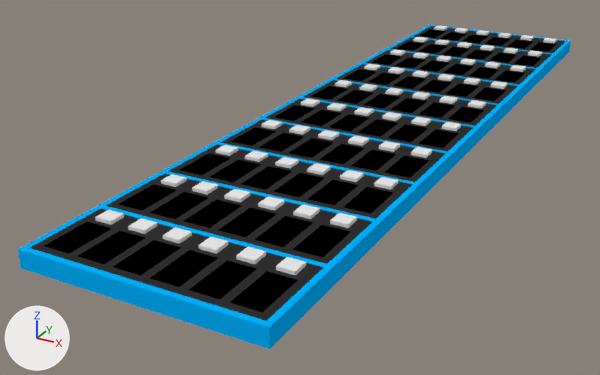
The Blender file fret.blend: old version first, new version second.
Rendered twice from a 50 mm lens placed at (107.0, -134.0, 93.0), pointed at (-21.0, 99.0, -23.0). The axes (+X, +Y, +Z) are drawn at lower left. The lights are the same throughout.

The first picture shows 'Fret pcb', 'Simple plastic'.
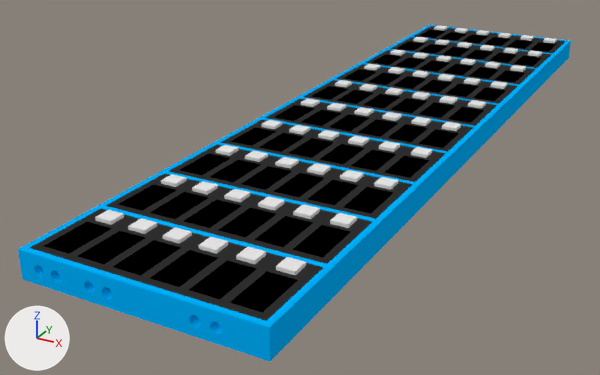
Location of each change, [x1, y1, x2, y2] in pixels of the pictures (600 x 375 px; the box of a moved part takes in the faces that stretch with it):
'Simple plastic', reshaped, modifiers changed
    before: [18, 25, 571, 349]
    after: [18, 25, 571, 361]
part 1 of me_cube, moved or reshaped
    before: [20, 50, 570, 349]
    after: [20, 50, 570, 361]

What changed in the scene script:
```text
Add mat_material:
    mat_material = diffuse_material('Material')
    mat_material.base_color = (1.0, 0.0, 0.0344)  # red #ff0034
Change me_cube:
    where me_cube.from_pydata(...)  # 344 vertices, 312 faces; spans x -34.0..34.0, y -14.0..256.0, z -4.0..2.0
    used by ob_simple_plastic; location = (0.0, 0.0, 0.0)
    me_cube part 1: all 102 vertices in x -34.0..34.0, y -14.0..256.0, z -4.0 are moved by (0.0, 0.0, -3.0)
Add me_cylinder_001:
    me_cylinder_001.from_pydata(...)  # a 32-sided cylinder along z spanning x 20.0..23.0, y -3.0..0.0, z -270.0..30.0; a 32-sided cylinder along z spanning x 15.0..18.0, y -3.0..0.0, z -270.0..30.0; a 32-sided cylinder along z spanning x -14.0..-11.0, y -3.0..0.0, z -270.0..30.0; a 32-sided cylinder along z spanning x -9.0..-6.0, y -3.0..0.0, z -270.0..30.0; a 32-sided cylinder along z spanning x -25.0..-22.0, y -3.0..0.0, z -270.0..30.0; a 32-sided cylinder along z spanning x -30.0..-27.0, y -3.0..0.0, z -270.0..30.0
    me_cylinder_001.materials.append(mat_material)  # red #ff0034
Change ob_simple_plastic:
    add _m = ob_simple_plastic.modifiers.new('Boolean', 'BOOLEAN')
    add _m.object = ob_wire_hole
    add _m.solver = 'FLOAT'
Add ob_wire_hole:
    ob_wire_hole = bpy.data.objects.new('Wire hole', me_cylinder_001)
    ob_wire_hole.location = (0.0, 0.0, -0.6)
    ob_wire_hole.rotation_euler = (1.571, 0.0, 0.0)  # degrees (90, 0, 0)
    ob_wire_hole.hide_viewport = True
```
